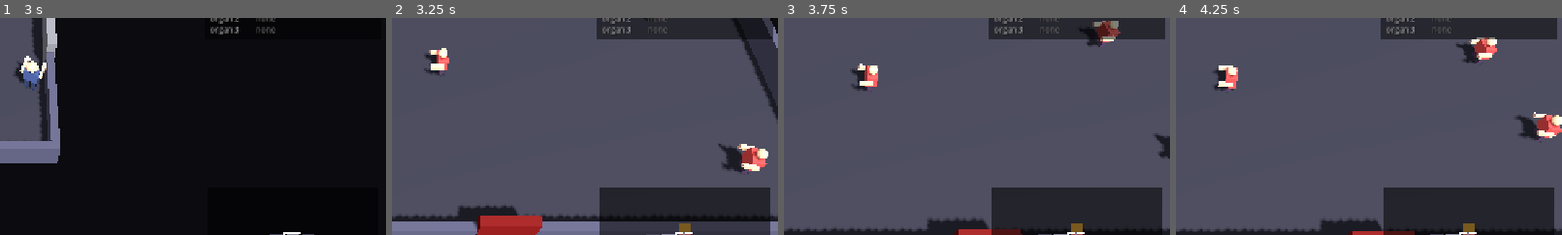
Above: before the commit, frames 1-4 (left to right).
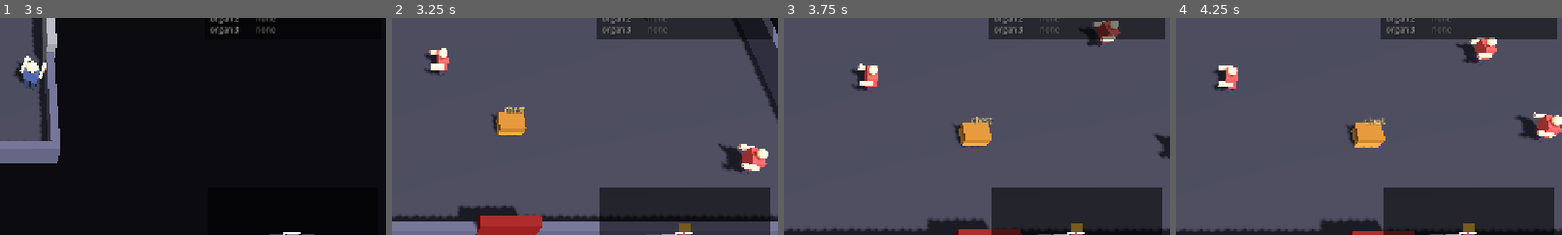
Above: after the commit, the same moments.

Repository: tellmemoree/body-part
Game: Godot game, scene res://main.tscn
The game is run twice, just before and just after one commit, with the same random seed, the same clock (stepped at 60 frames per second) and the same inputs.
Inputs (mouse positions are % of the whole screen's width and height, from its top left):
- Up to frame 1 (3 s): click "New run" at 0.5 s; tap Enter at 1.25 s; move the mouse to (72, 45) at 1.27 s; hold D 1.28-2 s; tap Q at 1.35, 2.85 s; click (72, 45) at 1.42 s; tap Space at 1.52 s; tap E at 1.55 s; drag from (30, 55) to (45, 70) at 2.02 s; move the mouse to (60, 28) at 2.77 s; hold D from 2.78 s (still down)
- Up to frame 2 (3.25 s): keep holding D; tap E at 3.05 s
- Up to frame 3 (3.75 s): release D at 3.5 s; drag from (45, 70) to (20, 35) at 3.52 s
- Up to frame 4 (4.25 s): no input
The pictures show only the part of the screen within x 50-100%, y 36-86%; the shares and areas given below are measured in that part.

Frame 1 is identical in both runs. In frame 2, 0.9% of the frame differs, in the area x 25-35%, y 40-55%; in frame 3, 1.0%; in frame 4, 1.0%, in the area x 44-55%, y 45-60%.

Commit message:
Playtest fixes, round 2: piston arm with guns, pickup skips unusable items, fewer locked chests early, opened chests look open
Co-Authored-By: Claude Fable 5.2 <noreply@anthropic.com>

Diff:
--- a/data.gd
+++ b/data.gd
@@ -27,7 +27,7 @@
 		"flesh": {n = "arm", c = "e9a98c", t = 1},
 		"robot": {n = "robot arm", c = "5fb4e0", t = 1, tip = "no recoil, stronger knockback"},
 		"long": {n = "long arm", c = "d9b99c", t = 1, tip = "more melee reach, picks things up from further away"},
-		"piston": {n = "piston arm", c = "b0b0c0", t = 2, tip = "hold the click to charge a heavy hit"},
+		"piston": {n = "piston arm", c = "b0b0c0", t = 2, tip = "hold the click to charge a heavy punch or swing; guns fire normally"},
 		"noodle": {n = "noodle arm", c = "f0d080", t = 2, tip = "huge reach, weak hits, shaky aim"},
 		"forked": {n = "forked arm", c = "a070c0", t = 3, tip = "takes a second, artificial hand; one click uses both"},
 		"boomerang": {n = "boomerang arm", c = "c08a3a", t = 2, tip = "click throws the whole arm; it comes back with its hand"},
@@ -193,5 +193,10 @@
 	"dark": "DARK - better loot",
 	"elite": "ELITE - big guy, big reward",
 }
+# Chests. Chance per floor (1-5) that an ordinary chest / a dark room's chest is locked; elite rooms always are.
+const LOCK_CHANCE := [0.1, 0.2, 0.3, 0.3, 0.35]
+const DARK_LOCK := [0.3, 0.5, 0.7, 0.85, 1.0]
+const FIGHT_CHEST := 0.35  # chance that a fight room has a chest
+
 const DOOR_UNKNOWN := "707078"  # door to a room the player cannot identify yet ("?")
 const DOOR_COLOR := {"start": "55556a", "debug": "55556a", "exit": "dd3333", "fight": "3a8a5a", "treasure": "b9892f", "surgeon": "8a4a9a", "dark": "2a2a44", "elite": "aa5522"}
--- a/game.gd
+++ b/game.gd
@@ -817,15 +817,16 @@
 		n_ch = 2
 	elif type == "dark" or type == "elite":
 		n_ch = 1
-	elif type == "fight" and randf() < 0.25:
+	elif type == "fight" and randf() < D.FIGHT_CHEST:
 		n_ch = 1
 	for i in n_ch:
 		var ct := "normal"
-		if type == "elite" or type == "dark":
+		var fi: int = clampi(floor_n, 1, D.LOCK_CHANCE.size()) - 1
+		if type == "elite" or (type == "dark" and randf() < D.DARK_LOCK[fi]):
 			ct = "locked"
 		elif df >= 3 and randf() < 0.22:
 			ct = "mimic"
-		elif randf() < 0.3:
+		elif randf() < D.LOCK_CHANCE[fi]:
 			ct = "locked"
 		var v := free_spot(4, 4)
 		chests.append({x = v.x, z = v.y, type = ct, open = false, gone = false, hp = D.CHEST_HP, flash = 0.0, m = null})
@@ -1208,9 +1209,17 @@
 		return
 	var hs: String = D.SIDE[side].hand
 	var hand = P.parts[hs]
-	var it = nearest(items, reach())
-	if it != null:
-		take_item(it, side)
+	# nearest first; something this side cannot use does not block what lies under it
+	var near := items.filter(func(i): return d2(i, P) < reach())
+	near.sort_custom(func(a, b): return d2(a, P) < d2(b, P))
+	if not near.is_empty():
+		var why := ""
+		for it in near:
+			if take_item(it, side):
+				return
+			if why == "":
+				why = msg
+		say(why)
 		return
 	var closed := chests.filter(func(c): return not c.open)
 	var ch = nearest(closed, 2.8)
@@ -1233,24 +1242,24 @@
 		else:
 			try_door(dr)
 
-func take_item(it: Dictionary, side: String) -> void:
+func take_item(it: Dictionary, side: String) -> bool:
 	var hs: String = D.SIDE[side].hand
 	var h = P.parts[hs]
 	if it.kind == "heart":
 		if P.parts.jaw == null:
 			say("No jaw to eat it with.")
-			return
+			return false
 		if P.hp >= max_hp():
 			say("Already at full health.")
-			return
+			return false
 		P.hp = mini(max_hp(), P.hp + (4 if has_org("stomach") else 2))
 	elif it.kind == "finger":
 		if h == null or not (h.type in ["flesh", "baby"]):
 			say("Fingers need a flesh hand on that side.")
-			return
+			return false
 		if h.fingers >= h.maxf:
 			say("That hand cannot take another finger. Try the other side.")
-			return
+			return false
 		h.fingers += 1
 		say("Finger reattached.")
 	elif it.kind == "key":
@@ -1272,31 +1281,32 @@
 				var hk = P.parts[k]
 				if not can_grip(hk) or not fingers_ok(hk, g):
 					say("The %s needs two gripping hands with %d+ fingers each." % [g.n, g.fingers])
-					return
+					return false
 			drop_held("lh")
 			drop_held("rh")
 			give_gun("lh", it.id, it.get("mag", -1), it.get("res", -1))
 		else:
 			if h == null:
 				say("No hand on that side. Try the other key.")
-				return
+				return false
 			if not can_grip(h):
 				say("A %s can't hold a weapon." % part_name("hand", h.type))
-				return
+				return false
 			if not fingers_ok(h, g):
 				say("The %s needs %d+ fingers." % [g.n, g.fingers])
-				return
+				return false
 			drop_held(hs)
 			give_gun(hs, it.id, it.get("mag", -1), it.get("res", -1))
 		say("Equipped %s." % g.n)
 	elif not attach(it, side):
-		return
+		return false
 	items = prune(items, func(i): return not is_same(i, it))
 	dirty = true
 	if debug and it.get("stock", false):  # debug room stock comes straight back
 		var again := it.duplicate()
 		again.m = null
 		add_item(again, it.sx, it.sz)
+	return true
 
 func open_chest(c: Dictionary, hs: String) -> void:
 	var h = P.parts[hs]
@@ -1337,8 +1347,6 @@
 
 func pop_chest(c: Dictionary) -> void:
 	c.open = true
-	if c.m != null:
-		c.m.get_child(1).visible = false
 	var bonus: bool = c.type == "locked" and not c.get("snipped", false)
 	loot(c.x, c.z, bonus)
 	if bonus:
@@ -1755,14 +1763,16 @@
 			down = t_rmb or Input.is_mouse_button_pressed(MOUSE_BUTTON_RIGHT)
 		var arm = P.parts[D.SIDE[side].arm]
 		var ck: String = "ch" + side
-		if arm != null and arm.type == "piston":  # hold to charge, release to hit
+		if piston_charges(side):  # hold to charge, release to hit
 			if down:
 				P[ck] = minf(1.0, P[ck] + dt)
 			elif P[ck] > 0:
 				act(side, P[ck])
 				P[ck] = 0.0
-		elif down:
-			act(side)
+		else:
+			P[ck] = 0.0
+			if down:
+				act(side)
 	if t_f or Input.is_physical_key_pressed(KEY_F):
 		jaw_act()
 	if P.laser <= 0 and has_type(["le", "re"], "laser") and not enemies.is_empty():
@@ -2184,7 +2194,7 @@
 
 func mk_chest(c: Dictionary) -> Node3D:
 	var locked: bool = c.type == "locked"
-	return grp([box(1.5, 0.7, 1.1, "777799" if locked else "a9762f", 0, 0.35, 0), box(1.6, 0.35, 1.2, "555577" if locked else "8a5a1f", 0, 0.85, 0)])
+	return grp([box(1.5, 0.7, 1.1, "777799" if locked else "a9762f", 0, 0.35, 0), box(1.6, 0.35, 1.2, "555577" if locked else "8a5a1f", 0, 0.85, 0), box(1.3, 0.04, 0.9, "08080a", 0, 0.71, 0)])
 
 func mk_bullet(b: Dictionary) -> Node3D:
 	var c := "ff66ff"
@@ -2234,6 +2244,10 @@
 	for c in chests:
 		var cs := 1.12 if c.flash > 0 else 1.0
 		c.m.scale = Vector3(cs, cs, cs)
+		var lid: Node3D = c.m.get_child(1)  # an opened chest: lid thrown back, dark and empty inside
+		lid.position = Vector3(0, 1.05, -0.75) if c.open else Vector3(0, 0.85, 0)
+		lid.rotation.x = 1.25 if c.open else 0.0
+		c.m.get_child(2).visible = c.open
 	for d in doors:
 		var col: String = D.DOOR_COLOR[d.to.type] if room_known(d.to) else D.DOOR_UNKNOWN
 		if not enemies.is_empty():
@@ -2591,6 +2605,18 @@
 			m.dmg = 0.6
 			m.spread = 0.12
 	return m
+
+# A piston arm charges punches and swings. A gun in that hand fires normally while held down.
+func piston_charges(side: String) -> bool:
+	var arm = P.parts[D.SIDE[side].arm]
+	if arm == null or arm.type != "piston":
+		return false
+	var h = P.parts[D.SIDE[side].hand]
+	if h == null:
+		return true
+	if h.type == "gunhand":
+		return false
+	return h.get("held") == null or D.GUNS[h.held].get("melee", false)
 
 # One hand's action. Returns its cooldown in seconds.
 func use_hand(h: Dictionary, s: String, side: String, arm: Dictionary, charge: float) -> float:
@@ -2926,6 +2952,13 @@
 		P.keys = 2
 		add_item({kind = "scrap"}, 2, 3)
 		add_item({kind = "key"}, -2, 3)
+	if OS.get_cmdline_user_args().has("chests"):  # one closed and one opened chest of each kind, no enemies
+		enemies.clear()
+		chests.clear()
+		var cx := -6.0
+		for ct in ["normal", "normal", "locked", "locked"]:
+			chests.append({x = cx, z = 2.0, type = ct, open = cx == -2.0 or cx == 6.0, gone = false, hp = D.CHEST_HP, flash = 0.0, m = null})
+			cx += 4.0
 	if OS.get_cmdline_user_args().has("stump"):  # right hand gone, left arm gone
 		drop_held("rh")
 		P.parts.rh = null
@@ -3416,6 +3449,38 @@
 			if items.any(func(i2): return i2.kind == "weapon"):
 				wd[armed] += 1
 	print("weapon drops per 200 kills - unarmed: %d (about 50), armed: %d (0)" % [wd[0], wd[1]])
+	# piston arm: a gun fires while held, a bare hand still charges
+	new_game()
+	P.parts.ra = {type = "piston", hand2 = null}
+	give_gun("rh", "smg")
+	var smg_ok: bool = not piston_charges("R")
+	drop_held("rh")
+	items.clear()
+	print("piston arm: smg fires normally %s, bare hand charges %s" % [smg_ok, piston_charges("R")])
+	# a finger that cannot be used does not block the pistol under it
+	new_game()
+	drop_held("rh")
+	items.clear()
+	add_item({kind = "finger"}, P.x, P.z)
+	add_item({kind = "weapon", id = "pistol"}, P.x + 0.3, P.z)
+	interact("R")
+	print("pistol under a useless finger: picked up %s, finger left %s" % [P.parts.rh.held == "pistol", items.size() == 1 and items[0].kind == "finger"])
+	# chest mix per floor
+	for fl in [1, 5]:
+		var cnt := {normal = 0, locked = 0, mimic = 0}
+		floor_n = 0
+		for i in fl:
+			next_floor()
+		for i in 30:
+			gen_floor()
+			for r in rooms:
+				chests.clear()
+				enemies.clear()
+				room = r
+				populate(r)
+				for c in chests:
+					cnt[c.type] += 1
+		print("floor %d chests per floor: normal %.1f, locked %.1f, mimic %.1f" % [fl, cnt.normal / 30.0, cnt.locked / 30.0, cnt.mimic / 30.0])
 	# surgeon never takes the last hand; losing both hands in a quiet room brings a stray one
 	new_game()
 	enemies.clear()
Not shown, changed: PLAN.md
